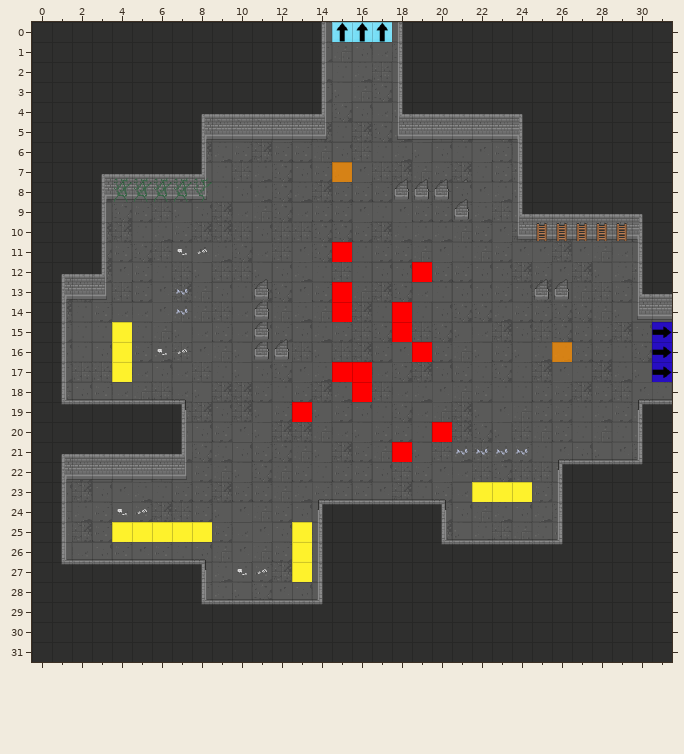
Two versions of a level (Tiled map, GrupaTNT/Assets/Resources/RoomData/ROOM_2_NE_3.tmx). The picture above is the old version.
Cells are 32x32 px. Shown: x 0..31, y 0..31.
Now the later version:
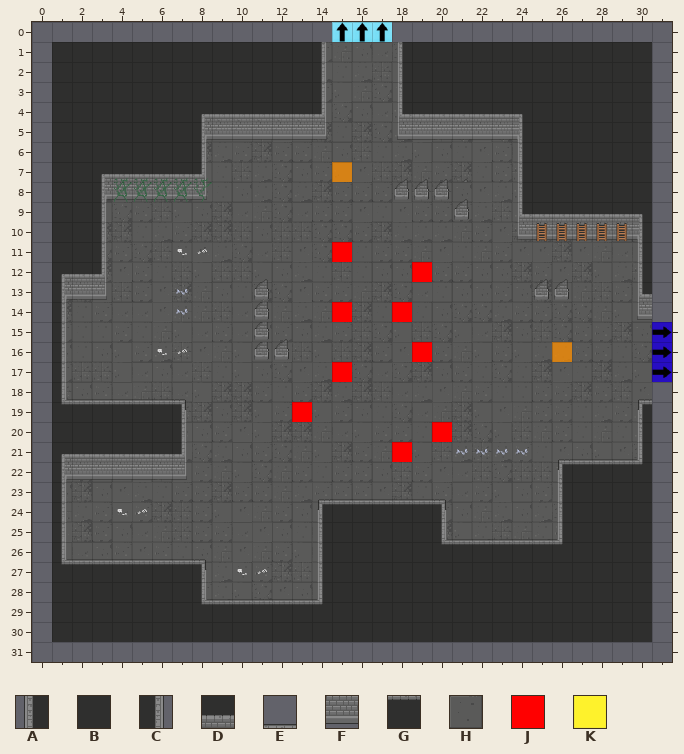
Key: from "Dungeon_Tileset_2": A 16, B 17, C 18, D 33, E 36, F 49, G 52, H 88; from "flags": J 8, K 9.
_ is an empty cell, # one hidden under a higher layer, . an unchanged one.
Change:
--- layer "Floor"
@@ x 14..18 @@
- 0 H...H
+ 0 _..._
@@ x 0..31 @@
-14 #..............................H
-15 #...............................
-16 #...............................
-17 #...............................
-18 #..............................H
+14 _.............................._
+15 _...............................
+16 _...............................
+17 _...............................
+18 _.............................._
@@ x 14..18 @@
-31 #####
+31 _____
--- layer "Walls"
@@ x 0..31 @@
- 0 BBBBBBBBBBBBBBC...ABBBBBBBBBBBBB
- 1 B..............................B
- 2 B..............................B
- 3 B..............................B
- 4 B..............................B
- 5 B..............................B
- 6 B..............................B
- 7 B..............................B
- 8 B..............................B
- 9 B..............................B
-10 B..............................B
-11 B..............................B
-12 B..............................B
-13 B..............................D
-14 B..............................F
-15 B...............................
-16 B...............................
-17 B...............................
-18 B..............................E
-19 B..............................G
-20 B..............................B
-21 B..............................B
-22 B..............................B
-23 B..............................B
-24 B..............................B
-25 B..............................B
-26 B..............................B
-27 B..............................B
-28 B..............................B
-29 B..............................B
-30 B..............................B
-31 BBBBBBBBBBBBBBBBBBBBBBBBBBBBBBBB
+ 0 _______________...______________
+ 1 _.............................._
+ 2 _.............................._
+ 3 _.............................._
+ 4 _.............................._
+ 5 _.............................._
+ 6 _.............................._
+ 7 _.............................._
+ 8 _.............................._
+ 9 _.............................._
+10 _.............................._
+11 _.............................._
+12 _.............................._
+13 _.............................._
+14 _.............................._
+15 _...............................
+16 _...............................
+17 _...............................
+18 _.............................._
+19 _.............................._
+20 _.............................._
+21 _.............................._
+22 _.............................._
+23 _.............................._
+24 _.............................._
+25 _.............................._
+26 _.............................._
+27 _.............................._
+28 _.............................._
+29 _.............................._
+30 _.............................._
+31 ________________________________
--- layer "Flags"
@@ x 15..15 @@
-13 J
+13 _
@@ x 4..18 @@
-15 K.............J
-16 K..............
-17 K...........J..
-18 ............J..
+15 _............._
+16 _..............
+17 _..........._..
+18 ............_..
@@ x 22..24 @@
-23 KKK
+23 ___
@@ x 4..13 @@
-25 KKKKK....K
-26 .........K
-27 .........K
+25 _____...._
+26 ........._
+27 ........._
Changed places in both pictures, as pixel boxes (x1, y1, x2, y2):
removed: (32, 22, 672, 662)
